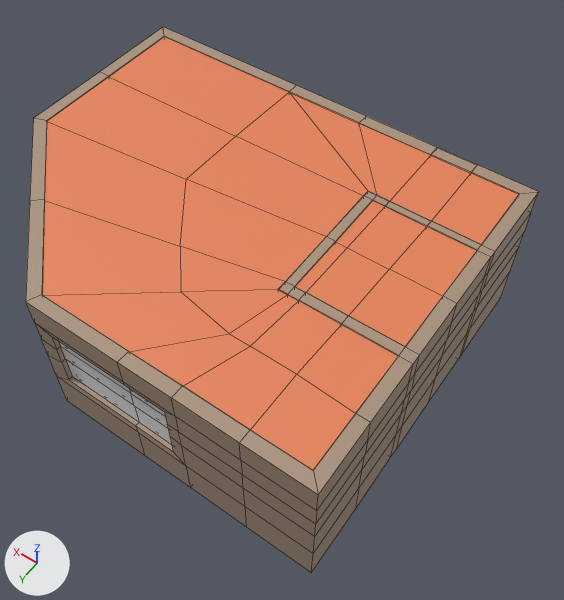
What one commit did to the FBX model Assets/Art/3DModels/Apartment/Apartment.fbx.
The view is the same before and after, from a 50 mm camera at (-7.82, 9.07, 15.29) aimed at (-1.44, 0.14, 1.26). The axes (+X, +Y, +Z) are drawn at lower left. The lights are the same throughout. The first picture is the older version. Mesh edges are drawn as thin lines. Where no turn or scale is listed for an object, it has been applied to the vertices. Vertices at exactly the same position are counted once.

Objects in the first picture: 'Apartment', 'Celling'.
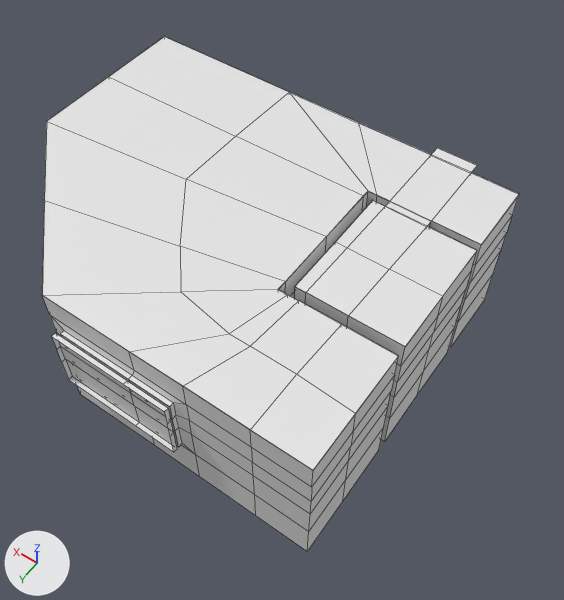
Pixel boxes [x1, y1, x2, y2] of what changed, in the pictures (564 x 600 px):
'Celling', recoloured (orange to white): [42, 37, 519, 470] in both
'Apartment', reshaped (7% narrower): before [26, 27, 538, 573]; after [42, 36, 519, 551]
part 1 of me_greasepencil_001, deleted (beige): before [26, 27, 538, 573]
part 2 of me_greasepencil_001, recoloured: before [42, 36, 519, 452]; after [42, 36, 519, 551]

Edits to the bpy script that builds the scene:
```text
Change me_greasepencil_002:
    where me_greasepencil_002.from_pydata(...)  # 49 vertices, 28 faces; spans x -4.95..4.96, y -3.89..4.2, z 3.6
    remove me_greasepencil_002.materials.append(mat_celling)  # orange #e78459
    add me_greasepencil_002.materials.append(mat_white)  # white #e7e7e7
Change me_greasepencil_001:
    used by ob_apartment; location = (0.0, 0.0, 0.0)
    remove me_greasepencil_001.from_pydata(...)  # 428 vertices, 430 faces; spans x -5.26..5.26, y -3.89..4.5, z 0.0..3.62
    add me_greasepencil_001.from_pydata(...)  # 310 vertices, 257 faces; spans x -4.95..5.13, y -3.89..4.47, z 0.0..3.62
    me_greasepencil_001 part 1
    118 vertices are removed from x -5.26..5.26, y -3.89..4.5, z 0.0..3.62
    173 faces are deleted
    me_greasepencil_001 part 2: 233 faces spanning x -4.95..5.07, y -3.89..4.47, z 0.0..3.62 switch from mat_walls (beige #a9937d) to mat_white (white #e7e7e7)
```
